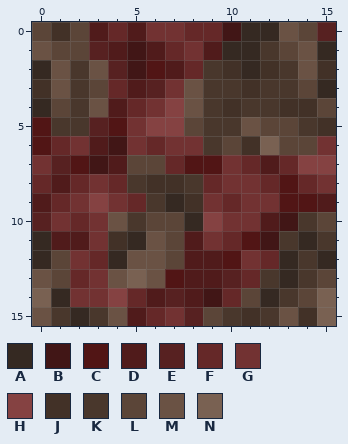
File history of a pixel-art sprite, textures/blocks/netherrack/netherrack_soul.png. This is how it looked before the edit.
The file is 16x16 pixels. Colours within 5 levels of each other are drawn and written as one.
Palette (. is transparent): A #352922  B #411616  C #511515  D #501b1b  E #572121  F #652828  G #723232  H #854242  J #423127  K #49372c  L #5b4538  M #6a5244  N #796152
After:
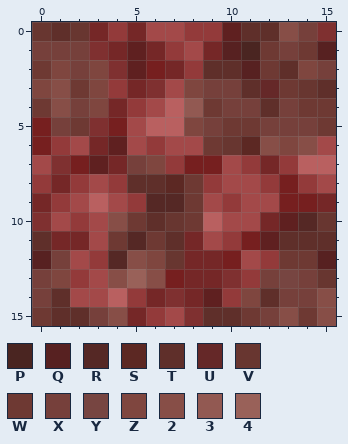
Colours new in this view: P #4a2521  Q #572121  R #552825  S #5c2823  T #5f2f2a  U #652828  V #683630  W #6e3933  X #76403b  Y #774541  Z #7f463f  2 #874e47  3 #925952  4 #996159
The exact change:
{"colour":"B","old":"#411616","new":"#5f2020"}
{"colour":"C","old":"#511515","new":"#761f1f"}
{"colour":"D","old":"#501b1b","new":"#752727"}
{"colour":"E","old":"#572121","new":"#7f3030"}
{"colour":"F","old":"#652828","new":"#933a3a"}
{"colour":"G","old":"#723232","new":"#a34949"}
{"colour":"H","old":"#854242","new":"#b96060"}
{"y":0,"x":0,"old":"LJL","new":"VTV"}
{"y":0,"x":11,"old":"AAML","new":"TT2X"}
{"y":1,"x":0,"old":"MLL","new":"XXX"}
{"y":1,"x":10,"old":"AAKLMA","new":"QPWXWQ"}
{"y":2,"x":0,"old":"AMKM","new":"WZXZ"}
{"y":2,"x":9,"old":"KJAJKMJ","new":"TTQWTZX"}
{"y":3,"x":0,"old":"JMKL","new":"Z2WZ"}
{"y":3,"x":8,"old":"MKKJKKLA","new":"ZXXTUWVT"}
{"y":4,"x":0,"old":"ALKM","new":"W2XZ"}
{"y":4,"x":8,"old":"MKJKKJJL","new":"3WXXTXWW"}
{"y":5,"x":1,"old":"KK","new":"XW"}
{"y":5,"x":8,"old":"LKKMLLKJ","new":"ZXWWXXXW"}
{"y":6,"x":9,"old":"KLJNLL","new":"WVS2Z2"}
{"y":7,"x":5,"old":"LL","new":"XZ"}
{"y":8,"x":5,"old":"KJJK","new":"TTSW"}
{"y":9,"x":6,"old":"KAJ","new":"RRW"}
{"y":10,"x":4,"old":"MKLLA","new":"2WTVW"}
{"y":10,"x":14,"old":"KL","new":"RV"}
{"y":11,"x":0,"old":"A","new":"T"}
{"y":11,"x":4,"old":"JAML","new":"WRWT"}
{"y":11,"x":13,"old":"KAK","new":"TTT"}
{"y":12,"x":0,"old":"AL","new":"QX"}
{"y":12,"x":4,"old":"AMML","new":"R2ZV"}
{"y":12,"x":13,"old":"AKA","new":"WWQ"}
{"y":13,"x":0,"old":"ML","new":"XZ"}
{"y":13,"x":4,"old":"MNM","new":"242"}
{"y":13,"x":12,"old":"KAKL","new":"XYXV"}
{"y":14,"x":0,"old":"NA","new":"XT"}
{"y":14,"x":11,"old":"LAKLN","new":"ZTXX2"}
{"y":15,"x":0,"old":"MKAKM","new":"WTTX2"}
{"y":15,"x":9,"old":"LKJKMJN","new":"TTWX2W2"}
{"label":"changed","picture_box":[32,22,336,326]}
